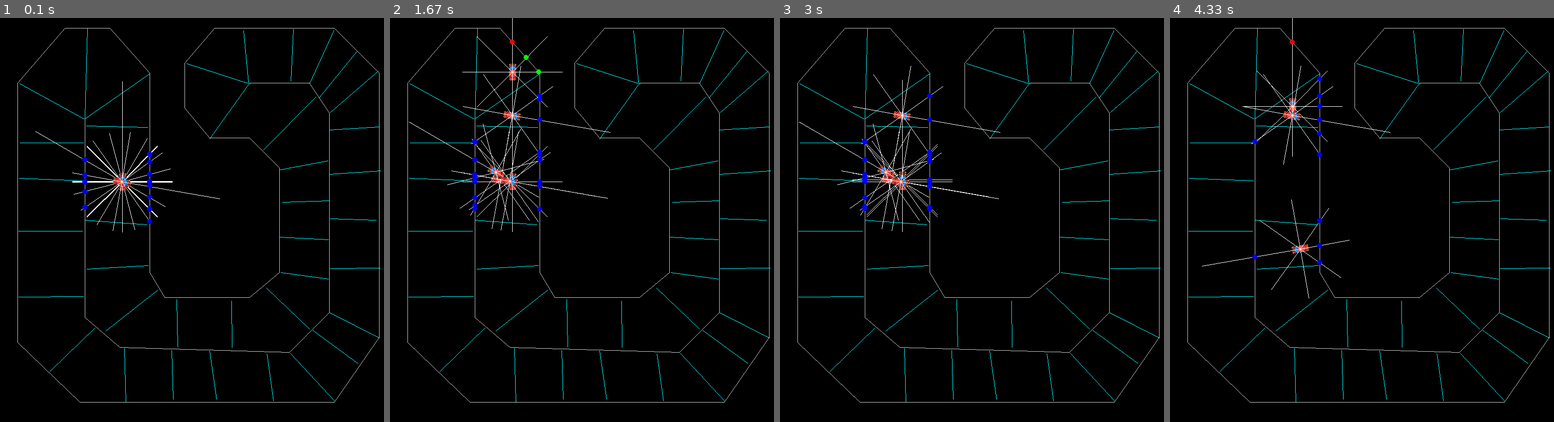
Above: before the commit, frames 1-4 (left to right).
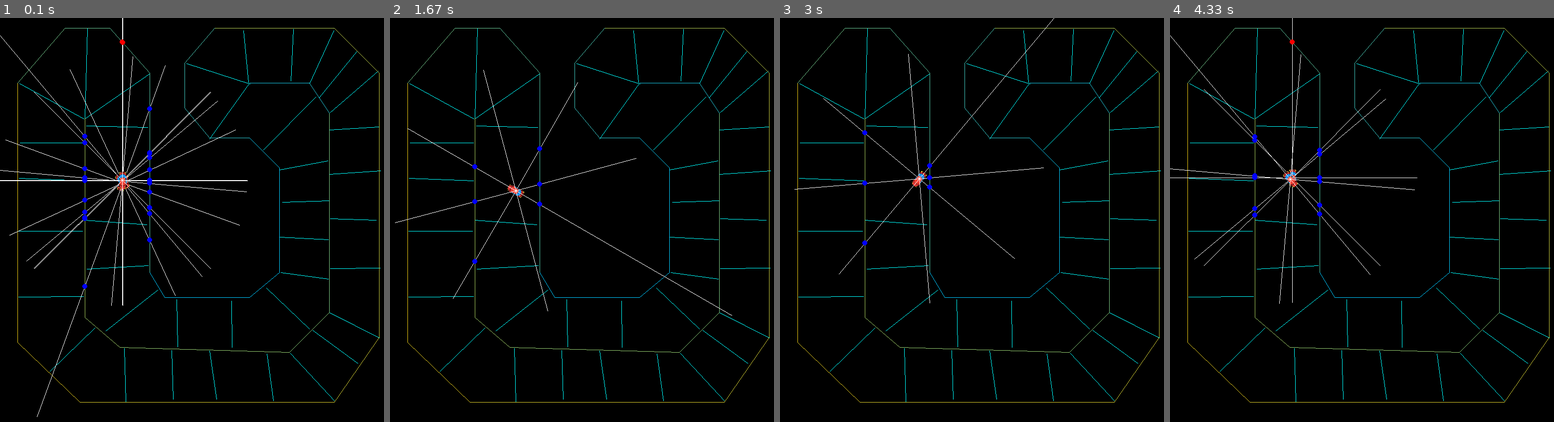
Above: after the commit, the same moments.

Repository: techwithtim/Pygame-Car-Racer
Game: pygame game, started from tutorial2-code/main.py
Two runs of this game, one before a commit and one after it. Both use one fixed random seed, a clock stepped at 60 frames per second and the inputs below.
Inputs:
- Up to frame 1 (0.1 s): no input
- Up to frame 2 (1.67 s): no input
- Up to frame 3 (3 s): no input
- Up to frame 4 (4.33 s): no input

The runs differ from the first frame. In frame 1, 2.5% of the frame differs, in the area x 0-99%, y 0-99%; in frame 2, 2.3%; in frame 3, 2.1%; in frame 4, 2.0%.

Commit message:
algorithm works fine
cars go through walls sometimes

Diff:
--- a/tutorial2-code/main.py
+++ b/tutorial2-code/main.py
@@ -42,6 +42,12 @@
 
 FPS = 60
 
+WI_SHAPE = (4, 8)
+BI_SHAPE = (1, 4)
+
+W1_SHAPE = (3, 4)
+B1_SHAPE = (1, 3)
+
 
 class AbstractCar:
     def __init__(self, max_vel, rotation_vel, wi=None, bi=None, w1=None, b1=None):
@@ -51,7 +57,7 @@
         self.rotation_vel = rotation_vel
         self.angle = 0
         self.x, self.y = self.START_POS
-        self.acceleration = 0.1
+        self.acceleration = 0.3
         self.score = 0
         self.index_of_bonus_line = 0
         self.next_bonus_line = BONUS_LINES[self.index_of_bonus_line]
@@ -59,28 +65,21 @@
         self.input_layer = numpy.zeros((8, 1))
         self.points_sensor = []
         if wi is not None:
-            print("not nun")
             self.weights_input_layer = wi
         else:
-            self.weights_input_layer = (2 * np.random.rand(6, 8) - 1)
+            self.weights_input_layer = (2 * np.random.rand(*WI_SHAPE) - 1)
         if bi is not None:
-            print("not nun 2")
-
             self.bias_input_layer = bi
         else:
-            self.bias_input_layer = (2 * np.random.rand(1, 6) - 1)
+            self.bias_input_layer = (2 * np.random.rand(*BI_SHAPE) - 1)
         if w1 is not None:
-            print("not nun 3")
-
             self.weights_l1 = w1
         else:
-            self.weights_l1 = (2 * np.random.rand(4, 6) - 1)
+            self.weights_l1 = (2 * np.random.rand(*W1_SHAPE) - 1)
         if b1 is not None:
-            print("not nun 4")
-
             self.bias_l1 = b1
         else:
-            self.bias_l1 = (2 * np.random.rand(1, 4) - 1)
+            self.bias_l1 = (2 * np.random.rand(*B1_SHAPE) - 1)
 
     def rotate(self, left=False, right=False):
         if left:
@@ -144,7 +143,6 @@
 
                         y = int(((y4 - y3) / (x4 - x3)) * (x1 - x3) + y3)
                         if min(y1, y2) <= y <= max(y1, y2):
-                            # pygame.draw.circle(WIN, (0, 255, 0), (x1, y), 5)
                             dist = math.sqrt((x1 - x3) ** 2 + (y - y3) ** 2)
                             if shortest_point is None or shortest_point > dist:
                                 shortest_point = dist
@@ -152,7 +150,6 @@
                     elif x3 == x4:
                         y = int(((y2 - y1) / (x2 - x1)) * (x3 - x1) + y1)
                         if min(y3, y4) <= y <= max(y3, y4):
-                            # pygame.draw.circle(WIN, ((255, 0, 0), (x3, y), 5))
                             dist = math.sqrt((x3 - x3) ** 2 + (y3 - y) ** 2)
                             if shortest_point is None or shortest_point > dist:
                                 shortest_point = dist
@@ -189,26 +186,24 @@
     def take_action(self):
 
         weighted_sum_input_layer = np.dot(self.weights_input_layer, self.input_layer) + self.bias_input_layer
-        print(weighted_sum_input_layer.shape, "weighted sum input layer ")
-        input_layer_results = np.arctan(weighted_sum_input_layer)
-        print(input_layer_results.T.shape, "input layer results, TRANSPOSED")
+        input_layer_results = relu(weighted_sum_input_layer)
         weighted_sum_layer_1 = np.dot(self.weights_l1, input_layer_results.T)
-        print(weighted_sum_layer_1.shape, "weighted sum layer 1")
         weighted_sum_layer_1 += self.bias_l1.T
 
-        output_layer = np.arctan(weighted_sum_layer_1)
+        output_layer = relu(weighted_sum_layer_1)
 
         decided_action = np.argmax(output_layer)
-        print(decided_action, "decided action")
 
         if decided_action == 0:
             self.rotate(left=True)
+            self.move_forward()
+
         elif decided_action == 1:
             self.rotate(right=True)
+            self.move_forward()
+
         elif decided_action == 2:
             self.move_forward()
-        elif decided_action == 3:
-            self.move_backward()
 
     def update_score(self, score):
         self.score += score
@@ -234,14 +229,20 @@
     win.fill("black")
     for bonus_line in BONUS_LINES:
         pygame.draw.line(WIN, (0, 255, 255), *bonus_line)
+    i = 1
     for track_line in TRACK_LINES:
-        pygame.draw.line(WIN, (200, 200, 200), *track_line)
+        i+=1
+        pygame.draw.line(WIN, (max(0,255-i*10), 200, min(255, i * 10)), *track_line)
 
     for _car in player_cars:
         _car.draw(win)
     pygame.display.update()
 
 
+def relu(w):
+    return np.maximum(0, w)
+
+
 run = True
 
 clock = pygame.time.Clock()
@@ -249,14 +250,38 @@
           (FINISH, FINISH_POSITION), (TRACK_BORDER, (0, 0))]
 
 
+def evolve_2_nn(nn1, nn2):
+    learning_rate = 0.01
+    mutation_rate = 0.1
+    need_to_mutate = []
+    nnn = np.zeros((len(nn1), len(nn1[0])))
+    for y in range(len(nn1[0])):
+        for x in range(len(nn1)):
+            if np.random.random() <= mutation_rate:
+                need_to_mutate.append((x, y))
+            else:
+                nnn[x][y] = nn1[x][y] + learning_rate * (nn2[x][y] - nn1[x][y])
+
+    return need_to_mutate, nnn
+
+
 def create_next_generation(_car_scores_and_values):
-    print("boom")
-    epsilon = 0.2
     _car_array = []
     if len(_car_scores_and_values) <= 1:
         return None
+
     top_score, top_values = _car_scores_and_values.pop(0)
     second_score, second_values = _car_scores_and_values.pop(0)
+
+    if top_score < second_score:
+        top_score += second_score
+        second_score = top_score - second_score
+        top_score -= second_score
+
+        temp_values = top_values
+        top_values = second_values
+        second_values = temp_values
+
     for car in _car_scores_and_values:
         score, values = car
         if score >= top_score:
@@ -265,69 +290,40 @@
         elif score >= second_score:
             second_score = score
             second_values = values
-
+    if top_score <= 0:
+        top_score = 1
+        second_score = 1
+    elif second_score <= 0:
+        second_score = 1
     twi, tbi, tw1, tb1 = top_values
     swi, sbi, sw1, sb1 = second_values
 
     _car_array.append(PlayerCar(100, 100, twi, tbi, tw1, tb1))
     _car_array.append(PlayerCar(100, 100, swi, sbi, sw1, sb1))
 
-    nwi = np.zeros((6, 8))
-    nbi = np.zeros((1, 6))
-    nw1 = np.zeros((4, 6))
-    nb1 = np.zeros((1, 4))
-    ratio = second_score/top_score
-    need_to_mutate_wi = []
-    for y in range(len(twi[0])):
-        for x in range(len(twi)):
-            if abs(twi[x][y] - swi[x][y]) <= epsilon or np.random.random() <= 0.05:
-                nwi[x][y] = (1-ratio) * twi[x][y] + ratio * swi[x][y]
-            else:
-                need_to_mutate_wi.append((x, y))
-
-    need_to_mutate_w1 = []
-    for y in range(len(tw1[0])):
-        for x in range(len(tw1)):
-
-            if abs(tw1[x][y] - sw1[x][y]) <= epsilon or np.random.random() <= 0.05:
-
-                nw1[x][y] = (1-ratio) * tw1[x][y] + ratio * sw1[x][y]
-            else:
-                need_to_mutate_w1.append((x, y))
-
-    need_to_mutate_bi = []
-    for y in range(len(tbi[0])):
-        if abs(tbi[0][y] - sbi[0][y]) <= epsilon or np.random.random() <= 0.05:
-
-            nbi[0][y] = (1-ratio) * tbi[0][y] + ratio * sbi[0][y]
-        else:
-            need_to_mutate_bi.append(y)
-
-    need_to_mutate_b1 = []
-    for y in range(len(tb1[0])):
-        if abs(tb1[0][y] - sbi[0][y]) <= epsilon or np.random.random() <= 0.05:
-            nb1[0][y] = (1-ratio) * tb1[0][y] + ratio * sb1[0][y]
-        else:
-            need_to_mutate_b1.append(y)
+    need_to_mutate_wi, nwi = evolve_2_nn(twi, swi)
+    need_to_mutate_w1, nw1 = evolve_2_nn(tw1, sw1)
+
+    need_to_mutate_bi, nbi = evolve_2_nn(tbi, sbi)
+
+    need_to_mutate_b1, nb1 = evolve_2_nn(tb1, sb1)
 
     for r in range(1, 10):
         for coordinates in need_to_mutate_wi:
             x, y = coordinates
             mutation = np.random.uniform(-1, 1)
-            print(mutation, "mutiation")
             nwi[x][y] = mutation
         for coordinates in need_to_mutate_w1:
             x, y = coordinates
             mutation = np.random.uniform(-1, 1)
-            print(mutation, "mutiation")
             nw1[x][y] = mutation
         for coordinates in need_to_mutate_bi:
-            y = coordinates
+            x, y = coordinates
+
             mutation = np.random.uniform(-1, 1)
-            print(mutation, "mutiation")
             nbi[0][y] = mutation
         for coordinates in need_to_mutate_b1:
-            y = coordinates
+            x, y = coordinates
             mutation = np.random.uniform(-1, 1)
             print(mutation, "mutiation")
             nb1[0][y] = mutation
@@ -340,7 +336,7 @@
 
 car_array = []
 
-for j in range(1, 10):
+for j in range(1, 8):
     temp = PlayerCar(100, 100)
     car_array.append(temp)
 runs = 0
@@ -357,33 +353,32 @@
             pos = pygame.mouse.get_pos()
             pygame.draw.circle(WIN, (0, 255, 0), pos, 2)
             print(pos)
-    for c in car_array:
-        c.score -= 1
-        c.sense()
-        c.take_action()
-        for point in c.points_sensor:
-            if point is not None:
-                pygame.draw.circle(WIN, *point)
-        pygame.display.update()
-        if c.collide():
-            c.crash()
-            car_scores_and_values.append((c.score, (c.weights_input_layer, c.bias_input_layer,
-                                                    c.weights_l1, c.bias_l1)))
-            c.reset()
-            car_array.remove(c)
-
-        else:
-            rect = c.img.get_rect(topleft=(c.x, c.y))
-            if rect.clipline(c.next_bonus_line):
-                if c.index_of_bonus_line >= len(BONUS_LINES) - 1:
-                    c.index_of_bonus_line = -1
-                c.score += 1000
-                c.index_of_bonus_line += 1
-                # print("Bonus!")
-                c.next_bonus_line = BONUS_LINES[c.index_of_bonus_line]
-
-    if runs <= 200:
-        pass
+    if len(car_array) != 0 and run <= 200:
+        for c in car_array:
+            c.score -= 1
+            c.sense()
+            c.take_action()
+            for point in c.points_sensor:
+                if point is not None:
+                    pygame.draw.circle(WIN, *point)
+            pygame.display.update()
+            if c.collide():
+                c.crash()
+                car_scores_and_values.append((c.score, (c.weights_input_layer, c.bias_input_layer,
+                                                        c.weights_l1, c.bias_l1)))
+                c.reset()
+                car_array.remove(c)
+
+            else:
+                rect = c.img.get_rect(topleft=(c.x, c.y))
+                if rect.clipline(c.next_bonus_line):
+                    if c.index_of_bonus_line >= len(BONUS_LINES) - 1:
+                        c.index_of_bonus_line = -1
+                    c.score += 1000
+                    c.index_of_bonus_line += 1
+                    # print("Bonus!")
+                    c.next_bonus_line = BONUS_LINES[c.index_of_bonus_line]
+
     else:
         for _c in car_array:
             car_scores_and_values.append((_c.score, (_c.weights_input_layer, _c.bias_input_layer, _c.weights_l1, _c.bias_l1)))
--- a/tutorial2-code/utils.py
+++ b/tutorial2-code/utils.py
@@ -23,9 +23,10 @@
     angle += 180
     radians = math.radians(angle)
     x, y = center
-    sensor_length = 100
-    pygame.draw.line(win, "white", center, (x + 2 * sensor_length * math.sin(radians), y + 2 * sensor_length * math.cos(radians)))
-    sensors_coordinates.append((center, (x + 2 * sensor_length * math.sin(radians), y + 2 * sensor_length * math.cos(radians))))
+    sensor_length = 250
+    sensor_length_multiplaier = 2
+    pygame.draw.line(win, "white", center, (x + sensor_length_multiplaier * sensor_length * math.sin(radians), y + sensor_length_multiplaier * sensor_length * math.cos(radians)))
+    sensors_coordinates.append((center, (x + sensor_length_multiplaier * sensor_length * math.sin(radians), y + sensor_length_multiplaier * sensor_length * math.cos(radians))))
     # sensors_coordinates.append((x + 1000 * math.sin(radians), y + 1000 * math.cos(radians)))
     radians -= math.pi / 4
     for i in range(7):
